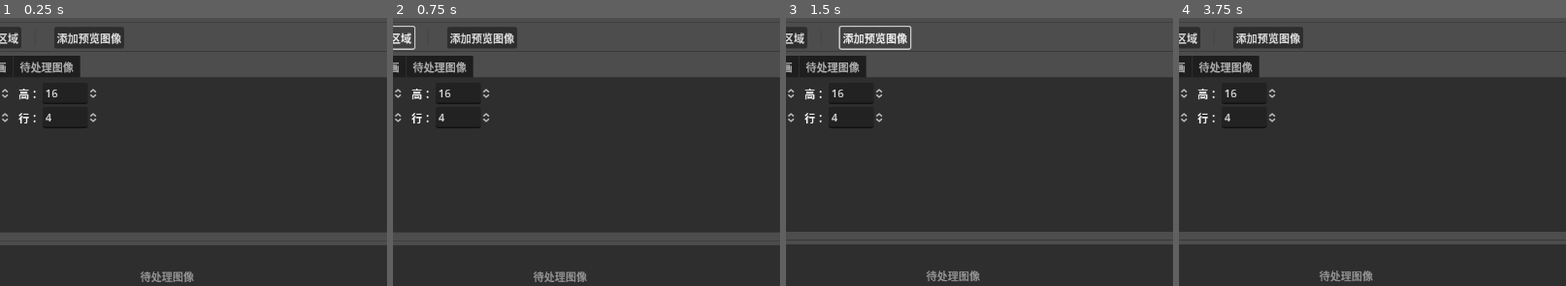
Above: before the commit, frames 1-4 (left to right).
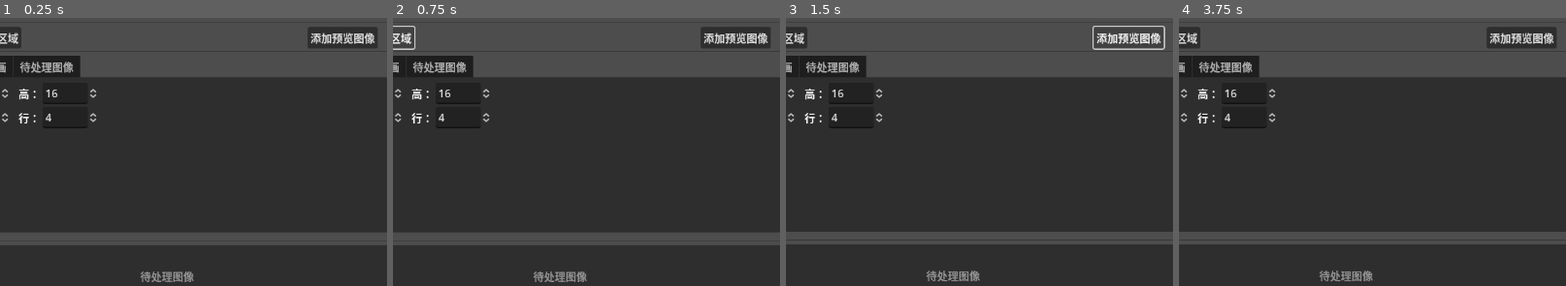
Above: after the commit, the same moments.

Repository: LaoDie1/godot-sprite-sheet
Game: Godot game, scene res://src/main/scene/generate_sprite_sheet.tscn
Same seed, same stepped clock (60 frames per second), same inputs: the game is played once before the commit and once after it.
Inputs:
- Up to frame 1 (0.25 s): no input
- Up to frame 2 (0.75 s): click "添加选中区域" at 0.5 s
- Up to frame 3 (1.5 s): click "添加预览图像" at 1.25 s
- Up to frame 4 (3.75 s): click "文件" at 2 s; click "导出" at 2.75 s; click "清除选择" at 3.5 s
The pictures show only the part of the screen within x 39-89%, y 43-93%; the shares and areas given below are measured in that part.

The runs differ from the first frame. In frame 1, 2.6% of the frame differs, in the area x 14-98%, y 3-12%; in frame 2, 2.6%; in frame 3, 1.5%; in frame 4, 2.6%.

Commit message:
修改底部处理区选中状态逻辑

Diff:
--- a/src/main/scene/component/pending/pending.gd
+++ b/src/main/scene/component/pending/pending.gd
@@ -131,7 +131,7 @@
 			if not Input.is_key_pressed(KEY_CTRL) and not Input.is_key_pressed(KEY_SHIFT):
 				var selected_node_list = get_selected_node_list()
 				selected_node_list.erase(texture_rect)
-				if selected_node_list.size() > 1:
+				if not selected_node_list.is_empty():
 					for selected_node in selected_node_list:
 						selected_node.set_selected(false)
 
@@ -163,8 +163,7 @@
 	match menu_name:
 		"预览":
 			var texture = _last_right_clicked_item_data['texture']
-
-
+			self.previewed.emit(texture)
 
 		"移除":
 			var data_list = get_selected_data_list()
--- a/src/main/scene/component/pending_handle/pending_handle.gd
+++ b/src/main/scene/component/pending_handle/pending_handle.gd
@@ -63,7 +63,7 @@
 	var mode_type : Dictionary = {
 		MergeMode.SCALE: "缩放到指定大小",
 		MergeMode.CUT: "剪切掉多余部分",
-		MergeMode.MAX_SIZE: "按最大大小设置每个图块",
+		MergeMode.MAX_SIZE: "按最大图像大小设置每个图块",
 	}
 	for i in mode_type.values():
 		merge_mode.add_item(i)
@@ -92,3 +92,8 @@
 
 func _on_resize_select_pressed():
 	self.resize_selected.emit(Vector2i( select_texture_width.value, select_texture_height.value ))
+
+
+func _on_merge_mode_item_selected(index):
+	width.editable = (index != MergeMode.MAX_SIZE)
+	height.editable = (index != MergeMode.MAX_SIZE)
--- a/src/main/scene/component/pending_handle/pending_handle.tscn
+++ b/src/main/scene/component/pending_handle/pending_handle.tscn
@@ -299,4 +299,5 @@
 select_all_on_focus = true
 
 [connection signal="pressed" from="GridContainer/merge" to="." method="_on_merge_pressed"]
+[connection signal="item_selected" from="GridContainer/HBoxContainer/GridContainer/merge_mode" to="." method="_on_merge_mode_item_selected"]
 [connection signal="pressed" from="GridContainer/resize_select" to="." method="_on_resize_select_pressed"]
--- a/src/main/scene/generate_sprite_sheet.gd
+++ b/src/main/scene/generate_sprite_sheet.gd
@@ -357,3 +357,9 @@
 			"texture": texture
 		})
 	).else_show_message("没有预览图像")
+
+
+func _on_pending_previewed(texture: Texture2D):
+	if_true(is_instance_valid(texture), func():
+		preview_container.preview(texture)
+	).else_show_message("错误的预览图像")
--- a/src/main/scene/generate_sprite_sheet.tscn
+++ b/src/main/scene/generate_sprite_sheet.tscn
@@ -166,6 +166,14 @@
 layout_mode = 2
 text = "添加选中区域"
 
+[node name="space" type="Control" parent="VBoxContainer/HSplitContainer/MarginContainer/VBoxContainer2/VBoxContainer/VBoxContainer/VSplitContainer/VBoxContainer/HBoxContainer"]
+layout_mode = 2
+size_flags_horizontal = 3
+
+[node name="add_preview_texture" type="Button" parent="VBoxContainer/HSplitContainer/MarginContainer/VBoxContainer2/VBoxContainer/VBoxContainer/VSplitContainer/VBoxContainer/HBoxContainer"]
+layout_mode = 2
+text = "添加预览图像"
+
 [node name="line" type="MarginContainer" parent="VBoxContainer/HSplitContainer/MarginContainer/VBoxContainer2/VBoxContainer/VBoxContainer/VSplitContainer/VBoxContainer/HBoxContainer"]
 layout_mode = 2
 theme_override_constants/margin_left = 16
@@ -178,18 +186,6 @@
 custom_minimum_size = Vector2(1, 0)
 layout_mode = 2
 theme_override_styles/panel = SubResource("StyleBoxFlat_nyxa8")
-
-[node name="Control" type="Control" parent="VBoxContainer/HSplitContainer/MarginContainer/VBoxContainer2/VBoxContainer/VBoxContainer/VSplitContainer/VBoxContainer/HBoxContainer"]
-custom_minimum_size = Vector2(4, 0)
-layout_mode = 2
-
-[node name="add_preview_texture" type="Button" parent="VBoxContainer/HSplitContainer/MarginContainer/VBoxContainer2/VBoxContainer/VBoxContainer/VSplitContainer/VBoxContainer/HBoxContainer"]
-layout_mode = 2
-text = "添加预览图像"
-
-[node name="space" type="Control" parent="VBoxContainer/HSplitContainer/MarginContainer/VBoxContainer2/VBoxContainer/VBoxContainer/VSplitContainer/VBoxContainer/HBoxContainer"]
-layout_mode = 2
-size_flags_horizontal = 3
 
 [node name="export_preview" type="Button" parent="VBoxContainer/HSplitContainer/MarginContainer/VBoxContainer2/VBoxContainer/VBoxContainer/VSplitContainer/VBoxContainer/HBoxContainer"]
 layout_mode = 2
@@ -416,4 +412,5 @@
 [connection signal="merged" from="VBoxContainer/HSplitContainer/MarginContainer/VBoxContainer2/VBoxContainer/VBoxContainer/VSplitContainer/VBoxContainer/handle_container/待处理图像" to="." method="_on__merged"]
 [connection signal="resize_selected" from="VBoxContainer/HSplitContainer/MarginContainer/VBoxContainer2/VBoxContainer/VBoxContainer/VSplitContainer/VBoxContainer/handle_container/待处理图像" to="." method="_on__resize_selected"]
 [connection signal="item_double_clicked" from="VBoxContainer/HSplitContainer/MarginContainer/VBoxContainer2/VBoxContainer/HBoxContainer/pending" to="." method="_on_pending_item_double_clicked"]
+[connection signal="previewed" from="VBoxContainer/HSplitContainer/MarginContainer/VBoxContainer2/VBoxContainer/HBoxContainer/pending" to="." method="_on_pending_previewed"]
 [connection signal="meta_clicked" from="VBoxContainer/HSplitContainer/MarginContainer/VBoxContainer2/PanelContainer/HBoxContainer/git_new_version" to="." method="_on_git_new_version_meta_clicked"]
